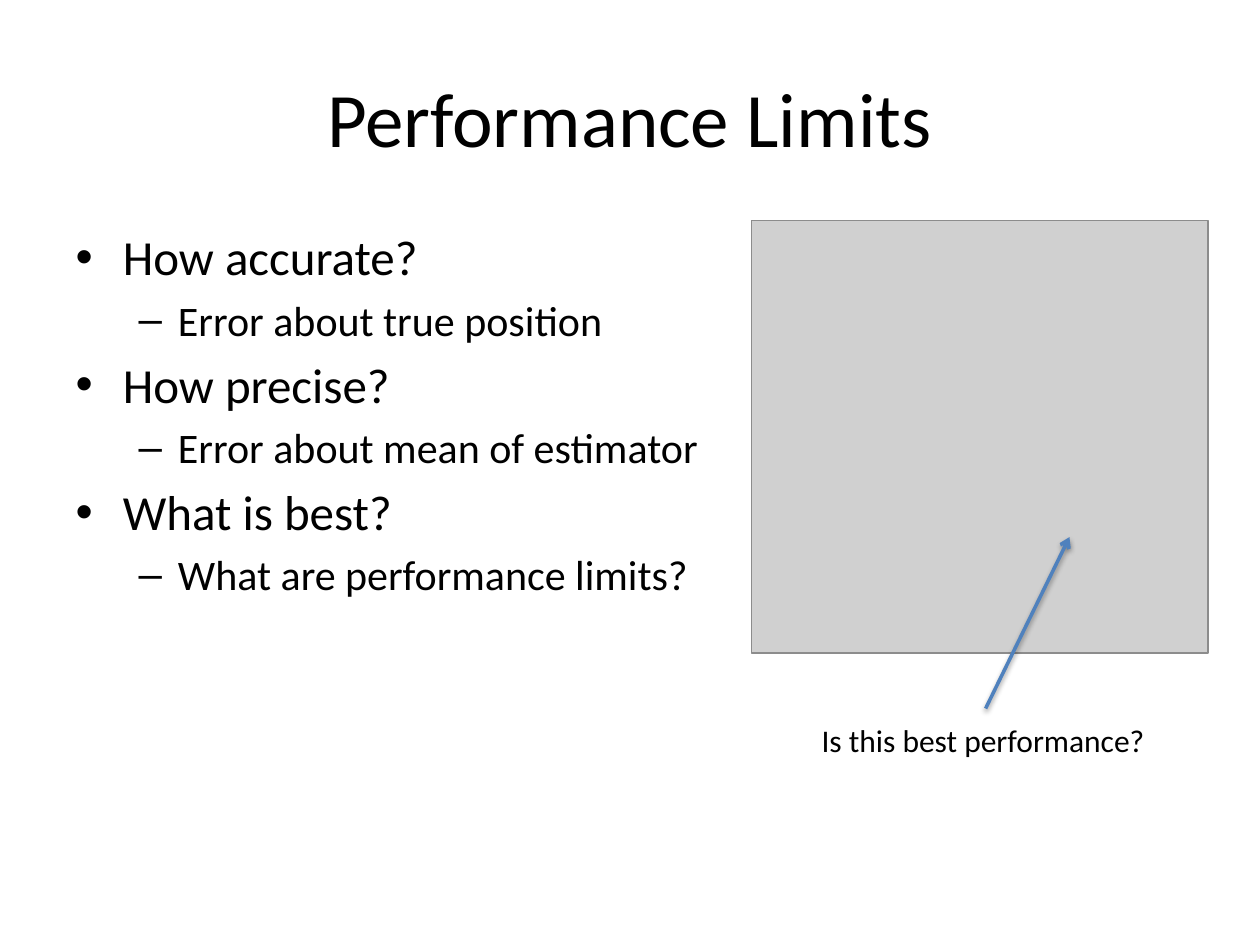
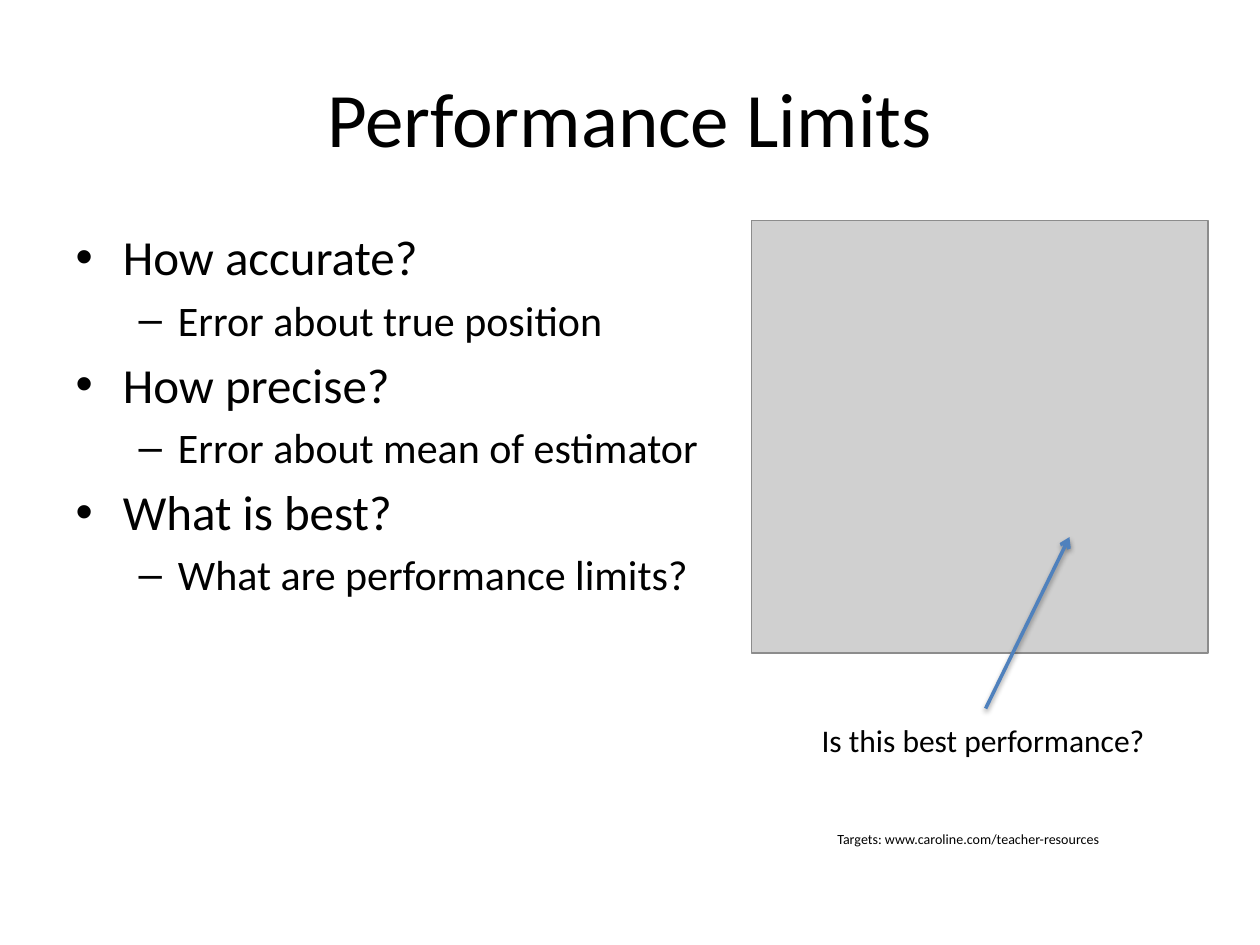
Before and after one commit to josh-gleason/CS679, a slide deck: slide 6 of Presentation/CS679Presentation2.pptx. Drawn at 1260x945 pixels with LibreOffice and Linux fonts; fonts in the diff are those of the drawing; grey boxes stand for pictures. Boxes give left, top, right and bottom in pixels: in the first picture for what was removed or moved away, otherwise in the second. Text is boxed around its words. In the diff, an @@ line names an element or a change of style, - is before the commit and + after.

```diff
--- a/Presentation/CS679Presentation2.pptx
+++ b/Presentation/CS679Presentation2.pptx
@@ text added at bbox=[837, 834, 1099, 847], 8 pt, text #000000 @@
+Targets: www.caroline.com/teacher-resources
```
Also in this commit, not shown: 6 other slides changed, 4 slides added, 3 slides removed.
